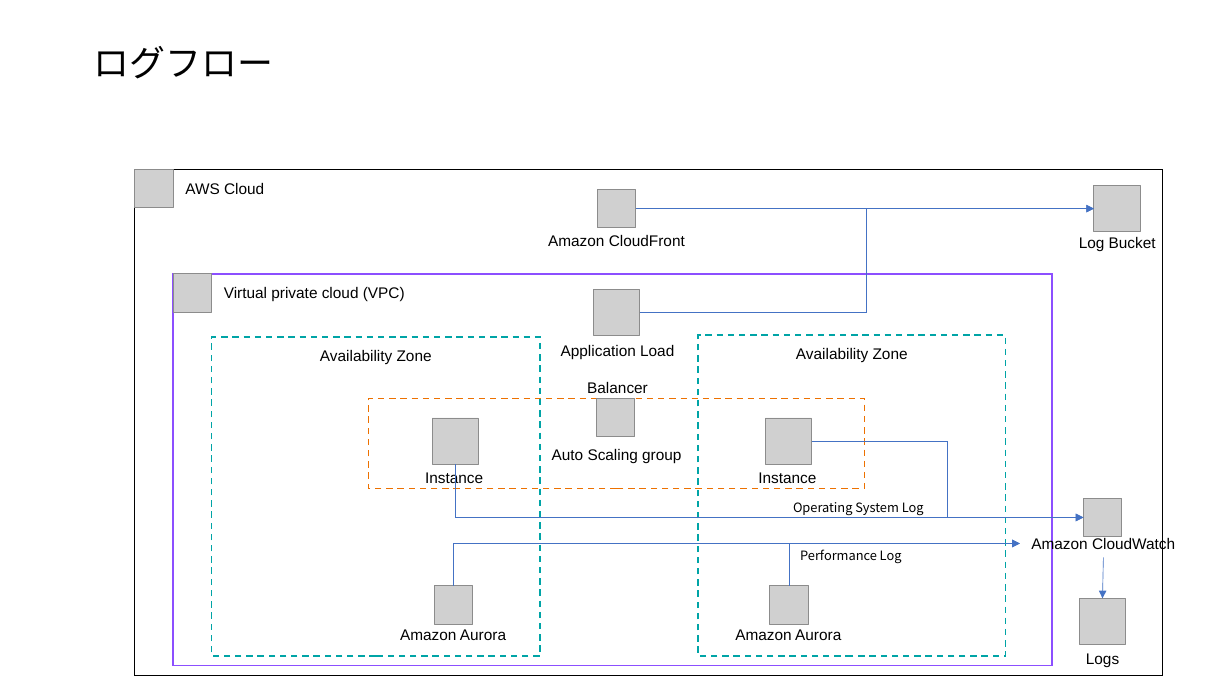
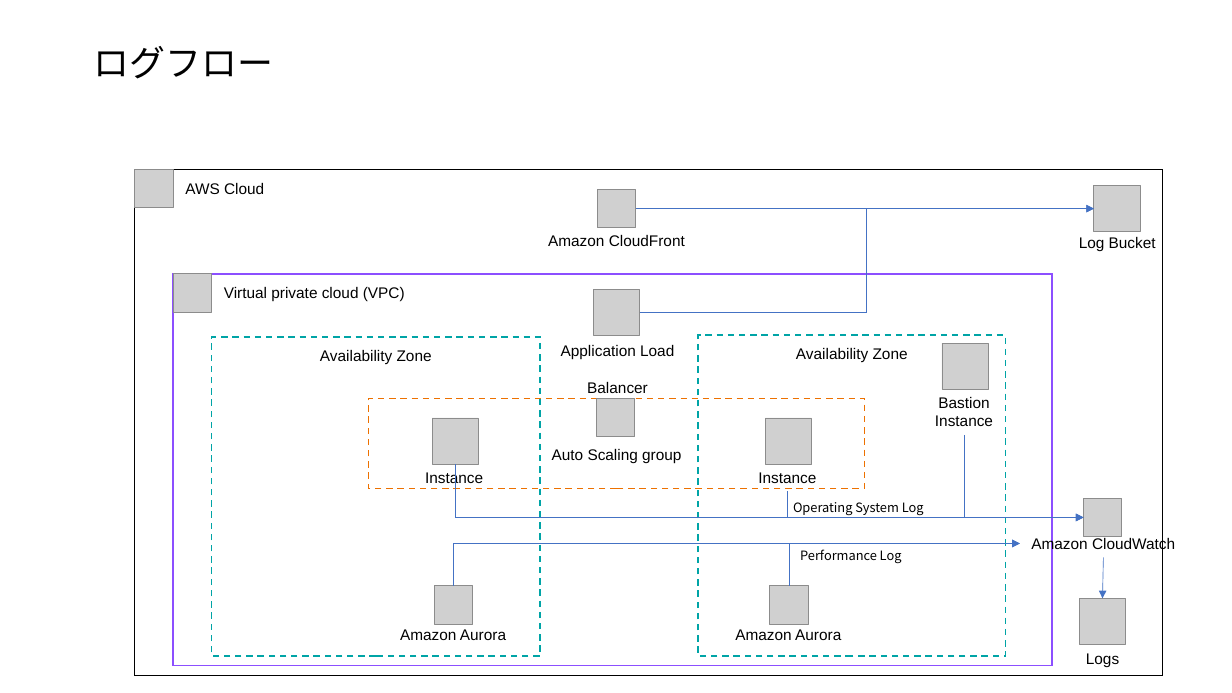
Before and after one commit to koga-infrabbit/handson, a slide deck: slide 6 of fullset/40.詳細設計書/システム構成図.pptx. Drawn at 1232x693 pixels with LibreOffice and Linux fonts; fonts in the diff are those of the drawing; grey boxes stand for pictures. Boxes give left, top, right and bottom in pixels: in the first picture for what was removed or moved away, otherwise in the second. Text is boxed around its words. In the diff, an @@ line names an element or a change of style, - is before the commit and + after.

```diff
--- a/fullset/40.詳細設計書/システム構成図.pptx
+++ b/fullset/40.詳細設計書/システム構成図.pptx
@@ picture added at <box>943,343,989,389</box> @@
@@ text added at <box>935,397,993,426</box>, 12 pt, text #000000 @@
+Bastion Instance
@@ elbow arrow added from (964, 435) to (1083, 518), #4472C4 0.5 pt @@
@@ elbow arrow moved from (811, 441) - (1083, 518) to (787, 492) - (1083, 518) @@
```
Also in this commit, not shown: 3 other slides changed, 4 other files.
